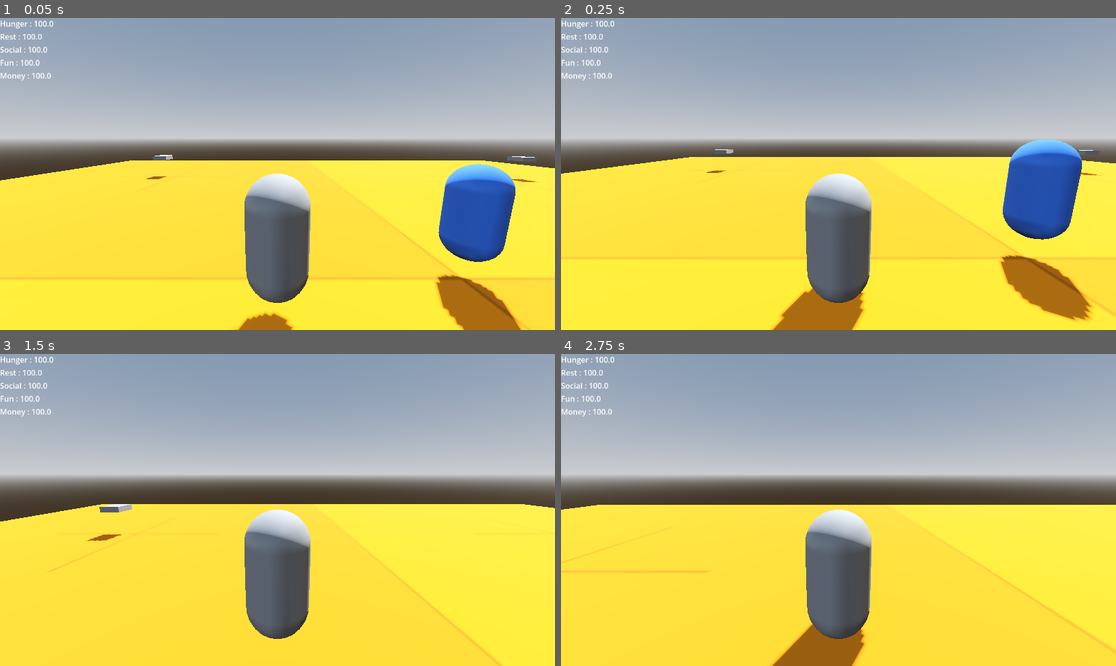
Above: before the commit, frames 1-4 (two rows, left to right).
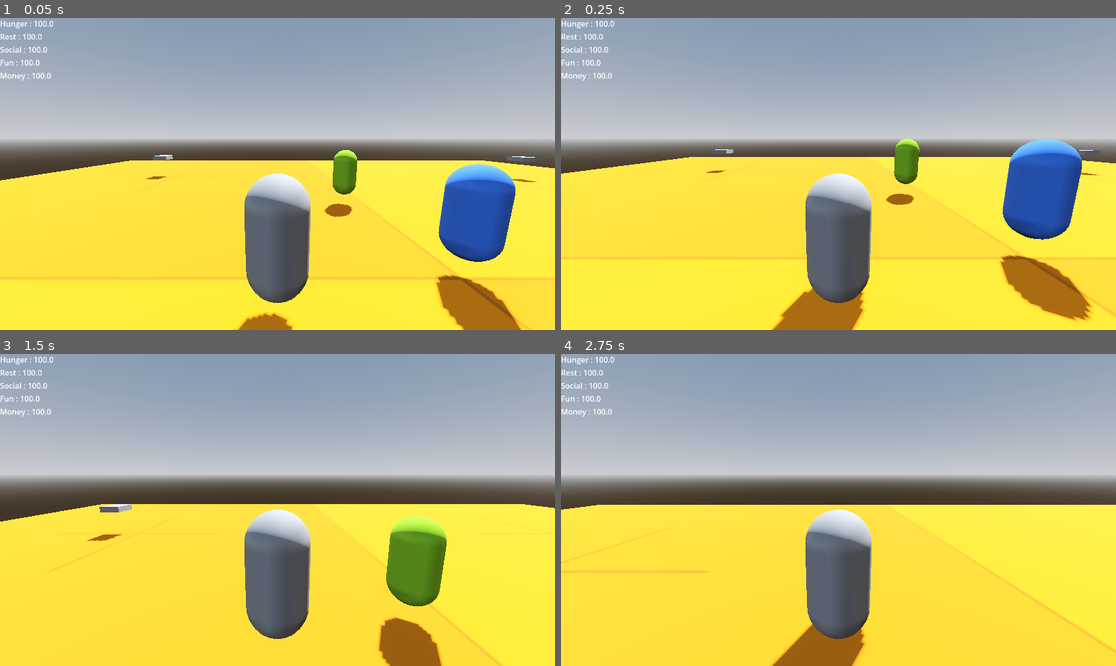
Above: after the commit, the same moments.

Repository: Ja-neh/Unravel
Game: Godot game, scene res://Scenes/World.tscn
Same seed, same stepped clock (60 frames per second), same inputs: the game is played once before the commit and once after it.
Inputs (mouse positions are in pixels of both pictures, inside the frame that each line leads up to):
- Up to frame 1 (0.05 s): no input
- Up to frame 2 (0.25 s): no input
- Up to frame 3 (1.5 s): tap Enter (ui_accept) at 0.5, 0.77 s; move the mouse to (305, 510) at 0.52 s; hold W (move_forward) from 0.53 s (still down); tap Ctrl (smash_ground) at 0.6, 1.35 s; move the mouse to (249, 510) at 1.27 s
- Up to frame 4 (2.75 s): keep holding W (move_forward); tap Enter (ui_accept) at 1.52 s; move the mouse to (849, 503) at 2.02 s; tap Ctrl (smash_ground) at 2.1 s

The runs differ from the first frame. In frame 1, 0.7% of the frame differs, in the area x 58-65%, y 42-64%; in frame 2, 0.7%; in frame 3, 4.0%, in the area x 68-81%, y 51-100%; in frame 4, nothing differs.

Commit message:
GOAP integrated
Finished GOAP and tested it. Still using actions like in the previous system. To cover something like hunger, there's only 1 action for teleporting to relevant building and completing goal. The actions will be broken down to multiple actions later, when there are other systems to support that.

Diff:
--- /dev/null
+++ b/Autoloads/NeedToGoal.gd
@@ -0,0 +1,10 @@
+extends Node
+
+func match_need_to_goal(need : String) -> GOAPGoal:
+	match need:
+		"hunger" : return GOAPGoalEat.new()
+		"rest" : return GOAPGoalSleep.new()
+		"social" : return GOAPGoalSocial.new()
+		"fun" : return GOAPGoalFun.new()
+		"money" : return GOAPGoalWork.new()
+		_: return GOAPGoalEat.new()
--- a/EntityObject/Scripts/Building.gd
+++ b/EntityObject/Scripts/Building.gd
@@ -1,4 +1,5 @@
 extends Node3D
+class_name Fulfiller
 
 #region variables
 @onready var _component_need_fulfiller = $ComponentNeedFulfiller
@@ -24,13 +25,12 @@
 
 
 #region entities interaction
-func request_access(entity : Node3D) -> void:
-	if entity in _area.get_overlapping_bodies():
-		if not _entities_in_building.has(entity):
-			var need = entity.need_action()
-			var time = _component_need_fulfiller.get_time_to_complete_need(need)
-			_entities_in_building[entity] = time
-			entity.completing_action = true
+func request_access(entity : Node3D, need : String) -> void:
+	#if entity in _area.get_overlapping_bodies():
+	if not _entities_in_building.has(entity):
+		var time = _component_need_fulfiller.get_time_to_complete_need(need)
+		_entities_in_building[entity] = time
+		entity.completing_action = true
 #endregion
 
 
--- a/EntityOrganism/Scripts/EntityHero.gd
+++ b/EntityOrganism/Scripts/EntityHero.gd
@@ -36,12 +36,12 @@
 			if p_needs[need] < 45:
 				_utility_decision_primary.set_context(p_needs)
 				var action_to_do : UtilityAction = _utility_decision_primary.get_best_action()
-				current_need_action = action_to_do.get_goal()
+				current_need_action = action_to_do.get_identifier()
 
 				var fulfiller : Node3D = ManagerBuildings.find_nearest_fulfiller(global_position, current_need_action)
 				if fulfiller:
 					global_position = fulfiller.global_position
-					fulfiller.request_access(self)
+					fulfiller.request_access(self, need_action())
 				return
 
 		#seconadry needs
@@ -50,12 +50,13 @@
 			if s_needs[need] < 45:
 				_utility_decision_secondary.set_context(s_needs)
 				var action_to_do : UtilityAction = _utility_decision_secondary.get_best_action()
-				current_need_action = action_to_do.get_goal()
+				current_need_action = action_to_do.get_identifier()
 
 				var fulfiller : Node3D = ManagerBuildings.find_nearest_fulfiller(global_position, current_need_action)
 				if fulfiller:
 					global_position = fulfiller.global_position
-					fulfiller.request_access(self)
+					fulfiller.request_access(self, need_action())
+				return
 
 
 func update_need(need : String, amount : float) -> void:
--- a/GOAP/GOAPAction.gd
+++ b/GOAP/GOAPAction.gd
@@ -5,6 +5,7 @@
 const _MIN_VALUE = 0
 
 @export var action_name : String
+@export var identifier : String
 @export var _pre_conditions : Dictionary
 @export var _effects : Dictionary
 @export var _cost : float = 1
@@ -49,6 +50,10 @@
 	return new_state
 
 
+func execute_real(entity : Node3D) -> void:
+	print("WARNING : Called from base class")
+
+
 func calculate_cost() -> float:
 	print("WARNING: GOAP Action calculate_cost called from base class")
 	return 0
--- a/GOAP/GOAPActionPlanner.gd
+++ b/GOAP/GOAPActionPlanner.gd
@@ -1,4 +1,95 @@
-extends Node
 class_name GOAPActionPlanner
 
-var _actions
+# Node in the A* search tree
+class PlanNode:
+	var state: Dictionary
+	var action: GOAPAction
+	var parent: PlanNode
+	var cost: float = 0.0
+	var depth: int = 0
+
+	func _init(_state: Dictionary, _action: GOAPAction, _parent: PlanNode, _cost: float, _depth: int):
+		state = _state
+		action = _action
+		parent = _parent
+		cost = _cost
+		depth = _depth
+
+	func get_actions() -> Array[GOAPAction]:
+		var actions: Array[GOAPAction] = []
+		var current: PlanNode = self
+		while current.parent != null:
+			actions.append(current.action)
+			current = current.parent
+		actions.reverse()
+		return actions
+
+
+func get_plan(goal: GOAPGoal, state: Dictionary, actions: Array[GOAPAction]) -> Array[GOAPAction]:
+	if goal.is_goal_satisfied(state):
+		return []
+
+	# A* search
+	var open_set: Array[PlanNode] = []
+	var closed_set: Dictionary = {}  # state_hash -> true
+
+	# Start node
+	var start_node = PlanNode.new(state, null, null, 0.0, 0)
+	open_set.append(start_node)
+
+	while not open_set.is_empty():
+		open_set.sort_custom(_sort_by_cost)
+		var current: PlanNode = open_set.pop_front()
+
+		if goal.is_goal_satisfied(current.state):
+			return current.get_actions()
+
+		var state_hash = _hash_state(current.state)
+		if closed_set.has(state_hash):
+			continue
+		closed_set[state_hash] = true
+
+
+		for action in actions:
+			if not _can_apply_action(action, current.state):
+				continue
+
+			# Apply the action to get new state
+			var new_state = action.execute(current.state)
+
+			# Calculate cost (action cost + parent cost)
+			var action_cost = action.get_cost()
+			var total_cost = current.cost + action_cost
+
+			# Create child node
+			var child = PlanNode.new(
+				new_state,
+				action,
+				current,
+				total_cost,
+				current.depth + 1
+			)
+
+			if child.depth > 20:
+				continue
+
+			open_set.append(child)
+
+	return []
+
+
+func _can_apply_action(action: GOAPAction, state: Dictionary) -> bool:
+	return action.are_pre_conditions_met(state)
+
+
+func _sort_by_cost(a: PlanNode, b: PlanNode) -> bool:
+	return a.cost < b.cost
+
+
+func _hash_state(state: Dictionary) -> String:
+	var keys = state.keys()
+	keys.sort()
+	var str = ""
+	for key in keys:
+		str += "%s:%s|" % [key, str(state.get(key))]
+	return str
--- a/GOAP/GOAPAgent.gd
+++ b/GOAP/GOAPAgent.gd
@@ -1,28 +1,85 @@
 extends Node
 class_name GOAPAgent
 
-var _current_goal : GOAPGoal
-var _current_plan
-var _current_plan_step : int = 0
-var _action_planner : GOAPActionPlanner
+var _current_goal: GOAPGoal = null
+var _current_plan: Array[GOAPAction] = []
+var _current_plan_step: int = 0
+var _action_planner: GOAPActionPlanner = GOAPActionPlanner.new()
+var _all_actions: Array[GOAPAction] = []
+var _entity: Node3D
 
-var _entity : Node3D
+var _is_executing: bool = false
 
 
-func _init(entity : Node3D) -> void:
-	_entity = entity
+func _ready() -> void:
+	_entity = get_parent() as NPC
+	_all_actions = _entity.get_actions()
 
 
-func update_agent_on_goal(goal : GOAPGoal, blackboard : Dictionary) -> void:
-	var _goal = goal
-
-	if _current_plan == null or _goal != _current_goal:
-		_current_goal = _goal
-		# _action_planner.get_plan(_current_goal , blackboard)
-
-	else:
-		_follow_plan(_current_plan)
+func set_actions(actions: Array[GOAPAction]) -> void:
+	_all_actions = actions
 
 
-func _follow_plan(plan):
-	pass
+func update_agent_on_goal(goal: GOAPGoal, blackboard: Dictionary) -> void:
+	if goal == null:
+		return
+
+	# If goal changed, re-plan
+	if _current_goal == null or _goal_changed(goal):
+		_current_goal = goal
+		_current_plan = _action_planner.get_plan(goal, blackboard, _all_actions)
+		_current_plan_step = 0
+		_is_executing = false
+
+	# Follow the plan
+	_follow_plan()
+
+
+func _goal_changed(new_goal: GOAPGoal) -> bool:
+	return _current_goal.goal_name != new_goal.goal_name
+
+
+func _follow_plan() -> void:
+	# If no plan, stop
+	if _current_plan.is_empty():
+		return
+
+	# If we're in the middle of executing, wait
+	#if _is_executing:
+		#return
+
+	# Check if plan is complete
+	if _current_plan_step >= _current_plan.size():
+		_current_plan = []
+		_current_plan_step = 0
+		return
+
+	# Execute the next action
+	var action = _current_plan[_current_plan_step]
+	_execute_action(action)
+
+
+func _execute_action(action: GOAPAction) -> void:
+	#_is_executing = true
+
+	# Get current state from entity
+	var state = _entity.get_blackboard() if _entity.has_method("get_blackboard") else {}
+
+	# Check if preconditions are still met
+	if not action.are_pre_conditions_met(state):
+		# Re-plan immediately
+		#_is_executing = false
+		_current_plan = _action_planner.get_plan(_current_goal, state, _all_actions)
+		_current_plan_step = 0
+		return
+
+	# Execute the action
+	action.execute_real(_entity)
+
+	# Mark as complete (building will set completing_action = false)
+	#_is_executing = false
+	_current_plan_step += 1
+
+
+func is_planning_complete() -> bool:
+	return _current_plan.is_empty() or _current_plan_step >= _current_plan.size()
--- /dev/null
+++ b/GOAPExtras/Action/GOAPActionEat.gd
@@ -0,0 +1,17 @@
+extends GOAPAction
+class_name GOAPActionEat
+
+func _init() -> void:
+	action_name = "eat"
+	identifier = "hunger"
+	_pre_conditions = {}
+	_effects = {"hunger" : 100}
+
+func execute_real(entity : Node3D) -> void:
+	var fulfiller : Node3D = ManagerBuildings.find_nearest_fulfiller(entity.global_position, identifier)
+	if fulfiller:
+		entity.global_position = fulfiller.global_position
+		fulfiller.request_access.call_deferred(entity, identifier)
+
+func calculate_cost() -> float:
+	return 1
--- /dev/null
+++ b/GOAPExtras/Action/GOAPActionFun.gd
@@ -0,0 +1,17 @@
+extends GOAPAction
+class_name GOAPActionFun
+
+func _init() -> void:
+	action_name = "fun"
+	identifier = "fun"
+	_pre_conditions = {}
+	_effects = {"fun" : 100}
+
+func execute_real(entity : Node3D) -> void:
+	var fulfiller : Node3D = ManagerBuildings.find_nearest_fulfiller(entity.global_position, identifier)
+	if fulfiller:
+		entity.global_position = fulfiller.global_position
+		fulfiller.request_access.call_deferred(entity, identifier)
+
+func calculate_cost() -> float:
+	return 1
--- /dev/null
+++ b/GOAPExtras/Action/GOAPActionSleep.gd
@@ -0,0 +1,17 @@
+extends GOAPAction
+class_name GOAPActionSleep
+
+func _init() -> void:
+	action_name = "sleep"
+	identifier = "rest"
+	_pre_conditions = {}
+	_effects = {"rest" : 100}
+
+func execute_real(entity : Node3D) -> void:
+	var fulfiller : Node3D = ManagerBuildings.find_nearest_fulfiller(entity.global_position, identifier)
+	if fulfiller:
+		entity.global_position = fulfiller.global_position
+		fulfiller.request_access(entity, identifier)
+
+func calculate_cost() -> float:
+	return 1
--- /dev/null
+++ b/GOAPExtras/Action/GOAPActionSocial.gd
@@ -0,0 +1,17 @@
+extends GOAPAction
+class_name GOAPActionSocial
+
+func _init() -> void:
+	action_name = "social"
+	identifier = "social"
+	_pre_conditions = {}
+	_effects = {"social" : 100}
+
+func execute_real(entity : Node3D) -> void:
+	var fulfiller : Node3D = ManagerBuildings.find_nearest_fulfiller(entity.global_position, identifier)
+	if fulfiller:
+		entity.global_position = fulfiller.global_position
+		fulfiller.request_access.call_deferred(entity, identifier)
+
+func calculate_cost() -> float:
+	return 1
--- /dev/null
+++ b/GOAPExtras/Action/GOAPActionWork.gd
@@ -0,0 +1,17 @@
+extends GOAPAction
+class_name GOAPActionWork
+
+func _init() -> void:
+	action_name = "work"
+	identifier = "money"
+	_pre_conditions = {}
+	_effects = {"money" : 100}
+
+func execute_real(entity : Node3D) -> void:
+	var fulfiller : Node3D = ManagerBuildings.find_nearest_fulfiller(entity.global_position, identifier)
+	if fulfiller:
+		entity.global_position = fulfiller.global_position
+		fulfiller.request_access.call_deferred(entity, identifier)
+
+func calculate_cost() -> float:
+	return 1
--- a/Trying new things/SatisfyHunger.gd
+++ b/GOAPExtras/Goal/GOAPGoalEat.gd
@@ -1,7 +1,8 @@
 extends GOAPGoal
-class_name SatisfyHunger
+class_name GOAPGoalEat
 
 func _init() -> void:
+	goal_name = "eat"
 	identifier = "hunger"
-	treshold = 70
+	target = 75
 	operator = Operator.GreaterThan
--- /dev/null
+++ b/GOAPExtras/Goal/GOAPGoalFun.gd
@@ -0,0 +1,8 @@
+extends GOAPGoal
+class_name GOAPGoalFun
+
+func _init() -> void:
+	goal_name = "fun"
+	identifier = "fun"
+	target = 75
+	operator = Operator.GreaterThan
--- /dev/null
+++ b/GOAPExtras/Goal/GOAPGoalSleep.gd
@@ -0,0 +1,8 @@
+extends GOAPGoal
+class_name GOAPGoalSleep
+
+func _init() -> void:
+	goal_name = "sleep"
+	identifier = "rest"
+	target = 75
+	operator = Operator.GreaterThan
--- /dev/null
+++ b/GOAPExtras/Goal/GOAPGoalSocial.gd
@@ -0,0 +1,8 @@
+extends GOAPGoal
+class_name GOAPGoalSocial
+
+func _init() -> void:
+	goal_name = "social"
+	identifier = "social"
+	target = 75
+	operator = Operator.GreaterThan
--- /dev/null
+++ b/GOAPExtras/Goal/GOAPGoalWork.gd
@@ -0,0 +1,8 @@
+extends GOAPGoal
+class_name GOAPGoalWork
+
+func _init() -> void:
+	goal_name = "work"
+	identifier = "money"
+	target = 75
+	operator = Operator.GreaterThan
--- a/Scenes/World.tscn
+++ b/Scenes/World.tscn
@@ -4,6 +4,7 @@
 [ext_resource type="Texture2D" uid="uid://c1awgoosr5lls" path="res://PNG/Orange/texture_10.png" id="2_p70al"]
 [ext_resource type="PackedScene" uid="uid://by1c53yb2eg5r" path="res://Scenes/Player.tscn" id="4_gjpho"]
 [ext_resource type="PackedScene" uid="uid://by88m2g2rdxag" path="res://EntityObject/Building.tscn" id="6_45d1s"]
+[ext_resource type="PackedScene" uid="uid://dhlcnuxja6awn" path="res://Trying new things/NPC.tscn" id="7_y7y61"]
 [ext_resource type="PackedScene" uid="uid://d2sjpdxsuihja" path="res://EntityOrganism/Entity_Hero.tscn" id="8_uo7di"]
 [ext_resource type="PackedScene" uid="uid://i3301nlfi88j" path="res://Temp_scenes/NeedsDisplay.tscn" id="9_kn06e"]
 
@@ -102,6 +103,9 @@
 [node name="EntityHero" parent="." unique_id=398184550 instance=ExtResource("8_uo7di")]
 transform = Transform3D(1, 0, 0, 0, 1, 0, 0, 0, 1, 0, 2, 0)
 
+[node name="Npc" parent="." unique_id=1739506664 instance=ExtResource("7_y7y61")]
+transform = Transform3D(1, 0, 0, 0, 1, 0, 0, 0, 1, -1, 2, -5)
+
 [editable path="House"]
 [editable path="Saloon"]
 [editable path="Work"]
--- a/Trying new things/Eat.gd
+++ /dev/null
@@ -1,7 +0,0 @@
-extends GOAPAction
-class_name Eat
-
-func _init() -> void:
-	identifier = "hunger"
-	pre_conditions = {"have_food" : true}
-	effects = {}
--- /dev/null
+++ b/Trying new things/NPC.tscn
@@ -0,0 +1,148 @@
+[gd_scene format=3 uid="uid://dhlcnuxja6awn"]
+
+[ext_resource type="Script" uid="uid://b2kvomyq6n1k3" path="res://Trying new things/npc.gd" id="1_jjuym"]
+[ext_resource type="Script" uid="uid://d4fjncpdd38yq" path="res://ComponentsEntityOrganism/ComponentHealth.gd" id="2_fov1g"]
+[ext_resource type="Script" uid="uid://fwy1wul8wuam" path="res://ComponentsEntityOrganism/ComponentPrimaryNeeds.gd" id="3_62h32"]
+[ext_resource type="Script" uid="uid://ruvow1oaqjn0" path="res://ComponentsEntityOrganism/ComponentSecondaryNeeds.gd" id="4_dajtf"]
+[ext_resource type="Script" uid="uid://bt1o6i7qj46b2" path="res://UtilityAI/UtilityDecision.gd" id="5_q6uiw"]
+[ext_resource type="Script" uid="uid://oa187lnao4ym" path="res://UtilityAI/UtilityAction.gd" id="6_o1h3l"]
+[ext_resource type="Script" uid="uid://ckv4sl70oq7cr" path="res://UtilityAI/UtilityConsiderationStat.gd" id="7_fjohu"]
+[ext_resource type="Script" uid="uid://c0fiwuklkwexp" path="res://GOAP/GOAPAgent.gd" id="8_fov1g"]
+
+[sub_resource type="StandardMaterial3D" id="StandardMaterial3D_fov1g"]
+albedo_color = Color(0.5294118, 0.7529412, 0.14509805, 1)
+
+[sub_resource type="CapsuleMesh" id="CapsuleMesh_olwcn"]
+
+[sub_resource type="CapsuleShape3D" id="CapsuleShape3D_am3j6"]
+
+[sub_resource type="Curve" id="Curve_vg60j"]
+_limits = [0.0, 1.0, 0.0, 100.0]
+_data = [Vector2(0, 1), 0.0, 0.0, 0, 0, Vector2(25.991192, 0.49438208), -0.020723319, -0.020723319, 0, 0, Vector2(100, 0), 0.0, 0.0, 0, 0]
+point_count = 3
+
+[sub_resource type="Curve" id="Curve_4pdpo"]
+_limits = [0.0, 1.0, 0.0, 100.0]
+_data = [Vector2(0, 1), 0.0, 0.0, 0, 0, Vector2(9.69163, 0.5842697), -0.041446622, -0.041446622, 0, 0, Vector2(23.348019, 0.25842702), -0.00784788, -0.00784788, 0, 0, Vector2(100, 0), 0.0, 0.0, 0, 0]
+point_count = 4
+
+[sub_resource type="Curve" id="Curve_4wvl5"]
+_limits = [0.0, 1.0, 0.0, 100.0]
+_data = [Vector2(0, 1), 0.0, 0.0, 0, 0, Vector2(40.528637, 0.516854), -0.011659712, -0.011659712, 0, 0, Vector2(100, 0), 0.0, 0.0, 0, 0]
+point_count = 3
+
+[sub_resource type="Curve" id="Curve_q4kmg"]
+_limits = [0.0, 1.0, 0.0, 100.0]
+_data = [Vector2(0, 1), 0.0, 0.0, 0, 0, Vector2(50.22027, 0.49438208), -0.023746619, -0.023746619, 0, 0, Vector2(100, 0), 0.0, 0.0, 0, 0]
+point_count = 3
+
+[sub_resource type="Curve" id="Curve_baf53"]
+_limits = [0.0, 1.0, 0.0, 100.0]
+_data = [Vector2(0, 1), 0.0, 0.0, 0, 0, Vector2(14.537446, 0.44943827), -0.011902625, -0.011902625, 0, 0, Vector2(100, 0), 0.0, 0.0, 0, 0]
+point_count = 3
+
+[node name="Npc" type="CharacterBody3D" unique_id=1739506664 node_paths=PackedStringArray("_goap_agent")]
+script = ExtResource("1_jjuym")
+_goap_agent = NodePath("GoapAgent")
+
+[node name="MeshInstance3D" type="MeshInstance3D" parent="." unique_id=384191694]
+material_override = SubResource("StandardMaterial3D_fov1g")
+mesh = SubResource("CapsuleMesh_olwcn")
+
+[node name="CollisionShape3D" type="CollisionShape3D" parent="." unique_id=677973373]
+shape = SubResource("CapsuleShape3D_am3j6")
+
+[node name="ComponentHealth" type="Node" parent="." unique_id=946487267]
+script = ExtResource("2_fov1g")
+metadata/_custom_type_script = "uid://d4fjncpdd38yq"
+
+[node name="ComponentPrimaryNeeds" type="Node" parent="." unique_id=1655770581]
+script = ExtResource("3_62h32")
+_decay_rates = Dictionary[String, float]({
+"hunger": 1.0,
+"rest": 4.0
+})
+metadata/_custom_type_script = "uid://fwy1wul8wuam"
+
+[node name="ComponentSecondaryNeeds" type="Node" parent="." unique_id=538102951]
+script = ExtResource("4_dajtf")
+_decay_rates = Dictionary[String, float]({
+"fun": 2.0,
+"money": 4.0,
+"social": 2.0
+})
+metadata/_custom_type_script = "uid://ruvow1oaqjn0"
+
+[node name="UtilityDecisionPrimary" type="Node" parent="." unique_id=1518266348 node_paths=PackedStringArray("actions")]
+script = ExtResource("5_q6uiw")
+actions = [NodePath("Eat"), NodePath("Sleep")]
+metadata/_custom_type_script = "uid://bt1o6i7qj46b2"
+
+[node name="Eat" type="Node" parent="UtilityDecisionPrimary" unique_id=1529988908 node_paths=PackedStringArray("factors")]
+script = ExtResource("6_o1h3l")
+actionID = "hunger"
+factors = [NodePath("Hungry")]
+metadata/_custom_type_script = "uid://oa187lnao4ym"
+
+[node name="Hungry" type="Node" parent="UtilityDecisionPrimary/Eat" unique_id=1198349590]
+script = ExtResource("7_fjohu")
+need = "hunger"
+curve = SubResource("Curve_vg60j")
+metadata/_custom_type_script = "uid://ckv4sl70oq7cr"
+
+[node name="Sleep" type="Node" parent="UtilityDecisionPrimary" unique_id=1017037517 node_paths=PackedStringArray("factors")]
+script = ExtResource("6_o1h3l")
+actionID = "rest"
+factors = [NodePath("Tired")]
+metadata/_custom_type_script = "uid://oa187lnao4ym"
+
+[node name="Tired" type="Node" parent="UtilityDecisionPrimary/Sleep" unique_id=1089117280]
+script = ExtResource("7_fjohu")
+need = "rest"
+curve = SubResource("Curve_4pdpo")
+metadata/_custom_type_script = "uid://ckv4sl70oq7cr"
+
+[node name="UtilityDecisionSecondary" type="Node" parent="." unique_id=666596400 node_paths=PackedStringArray("actions")]
+script = ExtResource("5_q6uiw")
+actions = [NodePath("Socialize"), NodePath("HaveFun"), NodePath("Work")]
+metadata/_custom_type_script = "uid://bt1o6i7qj46b2"
+
+[node name="Socialize" type="Node" parent="UtilityDecisionSecondary" unique_id=741298758 node_paths=PackedStringArray("factors")]
+script = ExtResource("6_o1h3l")
+actionID = "social"
+factors = [NodePath("SocalNeed")]
+metadata/_custom_type_script = "uid://oa187lnao4ym"
+
+[node name="SocalNeed" type="Node" parent="UtilityDecisionSecondary/Socialize" unique_id=1920914511]
+script = ExtResource("7_fjohu")
+need = "social"
+curve = SubResource("Curve_4wvl5")
+metadata/_custom_type_script = "uid://ckv4sl70oq7cr"
+
+[node name="HaveFun" type="Node" parent="UtilityDecisionSecondary" unique_id=382570688 node_paths=PackedStringArray("factors")]
+script = ExtResource("6_o1h3l")
+actionID = "fun"
+factors = [NodePath("Bored")]
+metadata/_custom_type_script = "uid://oa187lnao4ym"
+
+[node name="Bored" type="Node" parent="UtilityDecisionSecondary/HaveFun" unique_id=633066942]
+script = ExtResource("7_fjohu")
+need = "fun"
+curve = SubResource("Curve_q4kmg")
+metadata/_custom_type_script = "uid://ckv4sl70oq7cr"
+
+[node name="Work" type="Node" parent="UtilityDecisionSecondary" unique_id=1000096317 node_paths=PackedStringArray("factors")]
+script = ExtResource("6_o1h3l")
+actionID = "money"
+factors = [NodePath("Money")]
+metadata/_custom_type_script = "uid://oa187lnao4ym"
+
+[node name="Money" type="Node" parent="UtilityDecisionSecondary/Work" unique_id=1047630464]
+script = ExtResource("7_fjohu")
+need = "money"
+curve = SubResource("Curve_baf53")
+metadata/_custom_type_script = "uid://ckv4sl70oq7cr"
+
+[node name="GoapAgent" type="Node" parent="." unique_id=641598468]
+script = ExtResource("8_fov1g")
+metadata/_custom_type_script = "uid://c0fiwuklkwexp"
--- /dev/null
+++ b/Trying new things/npc.gd
@@ -0,0 +1,102 @@
+extends Node3D
+class_name NPC
+
+@onready var _component_health = $ComponentHealth
+@onready var _component_primary_needs = $ComponentPrimaryNeeds
+@onready var _component_secondary_needs = $ComponentSecondaryNeeds
+@onready var _utility_decision_primary : UtilityDecision = $UtilityDecisionPrimary
+@onready var _utility_decision_secondary: UtilityDecision = $UtilityDecisionSecondary
+@export var _goap_agent: GOAPAgent
+
+var current_need : String
+var completing_action : bool = false
+
+func _ready() -> void:
+	ManagerGame.register_entity(self)
+
+
+func get_actions() -> Array[GOAPAction]:
+	return [
+		GOAPActionEat.new(),
+		GOAPActionSleep.new(),
+		GOAPActionSocial.new(),
+		GOAPActionFun.new(),
+		GOAPActionWork.new()
+	]
+
+
+func get_blackboard() -> Dictionary:
+	var blackboard : Dictionary
+
+	var primary_needs = _component_primary_needs.get_component_state().duplicate()
+	var secondary_needs = _component_secondary_needs.get_component_state().duplicate()
+
+	for need in primary_needs:
+		blackboard[need] = primary_needs[need]
+
+	for need in secondary_needs:
+		blackboard[need] = secondary_needs[need]
+
+	blackboard["position"] = global_position
+
+	return blackboard
+
+
+func _exit_tree() -> void:
+	ManagerGame.unregister_entity(self)
+
+
+func update_need(need : String, amount : float) -> void:
+	if _component_primary_needs.has_need(need):
+		_component_primary_needs.modify_need(need, amount)
+	else:
+		_component_secondary_needs.modify_need(need, amount)
+
+
+func update_slow(delta: float) -> void:
+	_component_primary_needs.update_decay()
+	_component_secondary_needs.update_decay()
+	update_decision(delta)
+
+	var pn : Dictionary = _component_primary_needs.get_component_state()
+	var sn : Dictionary = _component_secondary_needs.get_component_state()
+
+	for need in pn:
+		print("%s : %f" % [need, pn[need]])
+
+	for need in sn:
+		print("%s : %f" % [need, sn[need]])
+
+	print("############################################################################")
+
+
+func update_fast(delta: float) -> void:
+	pass
+
+
+func update_decision(delta : float) -> void:
+	if not completing_action:
+		#primary needs
+		var p_needs : Dictionary = _component_primary_needs.get_component_state().duplicate()
+		for need in p_needs:
+			if p_needs[need] < 45:
+				_utility_decision_primary.set_context(p_needs)
+				var action_to_do : UtilityAction = _utility_decision_primary.get_best_action()
+				current_need = action_to_do.get_identifier()
+				var goal : GOAPGoal = NeedToGoal.match_need_to_goal(current_need)
+				_goap_agent.update_agent_on_goal(goal, get_blackboard())
+				return
+
+		#seconadry needs
+		var s_needs : Dictionary = _component_secondary_needs.get_component_state().duplicate()
+		for need in s_needs:
+			if s_needs[need] < 45:
+				_utility_decision_secondary.set_context(s_needs)
+				var action_to_do : UtilityAction = _utility_decision_secondary.get_best_action()
+				current_need = action_to_do.get_identifier()
+				var goal : GOAPGoal = NeedToGoal.match_need_to_goal(current_need)
+				_goap_agent.update_agent_on_goal(goal, get_blackboard())
+				return
+
+func need_action() -> String:
+	return current_need
--- a/UtilityAI/UtilityAction.gd
+++ b/UtilityAI/UtilityAction.gd
@@ -18,5 +18,5 @@
 	return utilityDecision.calculate_final_score(calculationMethod, scores)
 
 
-func get_goal() -> String:
+func get_identifier() -> String:
 	return actionID
--- a/project.godot
+++ b/project.godot
@@ -19,6 +19,7 @@
 
 ManagerGame="*uid://dv3nrls1qhuar"
 ManagerBuildings="*uid://bmxism2tmbrx7"
+NeedToGoal="*uid://7beuptkvc87q"
 
 [input]
 
Not shown, added: Autoloads/NeedToGoal.gd.uid
Not shown, added: GOAPExtras/Action/GOAPActionEat.gd.uid
Not shown, added: GOAPExtras/Action/GOAPActionFun.gd.uid
Not shown, added: GOAPExtras/Action/GOAPActionSleep.gd.uid
Not shown, added: GOAPExtras/Action/GOAPActionSocial.gd.uid
Not shown, added: GOAPExtras/Action/GOAPActionWork.gd.uid
Not shown, added: GOAPExtras/Goal/GOAPGoalEat.gd.uid
Not shown, added: GOAPExtras/Goal/GOAPGoalFun.gd.uid
Not shown, added: GOAPExtras/Goal/GOAPGoalSleep.gd.uid
Not shown, added: GOAPExtras/Goal/GOAPGoalSocial.gd.uid
Not shown, added: GOAPExtras/Goal/GOAPGoalWork.gd.uid
Not shown, removed: Trying new things/Eat.gd.uid
(and 2 more such lines)
